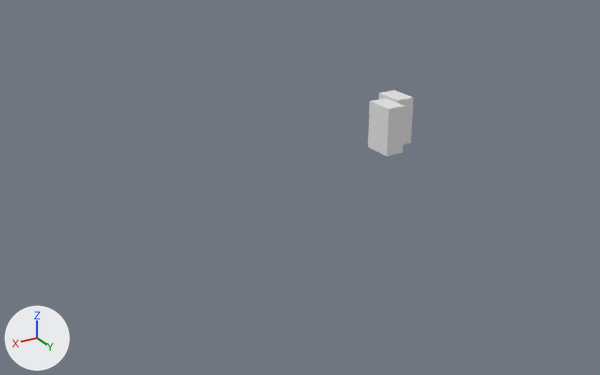
Before and after pictures for a commit that changed the FBX model EFF Simulator/Assets/Models/EFF Sim Building.fbx.
The view is the same before and after, from a camera (50 mm lens) standing at (538.0, 841.0, 387.0) and looking at (28.0, -7.0, -38.0). Arrows for +X, +Y and +Z are at lower left; the lights stay in place. Where no turn or scale is listed for an object, it has been applied to the vertices.

Before the edit, the objects in view are built like this:
```python
me_areas_building_001 = bpy.data.meshes.new('Areas:building.001')
me_areas_building_001.from_pydata(...)  # 97 vertices, 83 faces; spans x -90.0..-31.2, y -47.5..16.7, z -4.9..58.8
ob_areas_building_001 = bpy.data.objects.new('Areas:building.001', me_areas_building_001)
ob_areas_building_001.location = (-42.4, 22.0, 5.0)
```
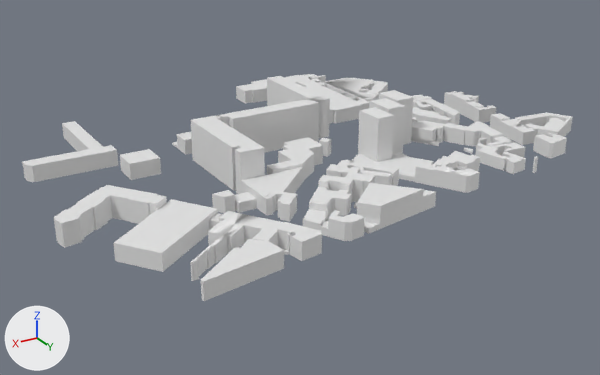
What differs and where, as boxes (x1, y1, x2, y2) in the pictures (600 x 375 px):
'Areas:building', added
    after: (22, 74, 573, 301)

The edits, one by one:
Mesh me_areas_building is new.
It has 2385 vertices, 1378 faces and spans x -357.0..359.0, y -297.0..245.0, z 0.0..63.0.
Object 'Areas:building' (ob_areas_building) is new; it shows me_areas_building.
Its location is (0.0, 0.0, 0.0).
